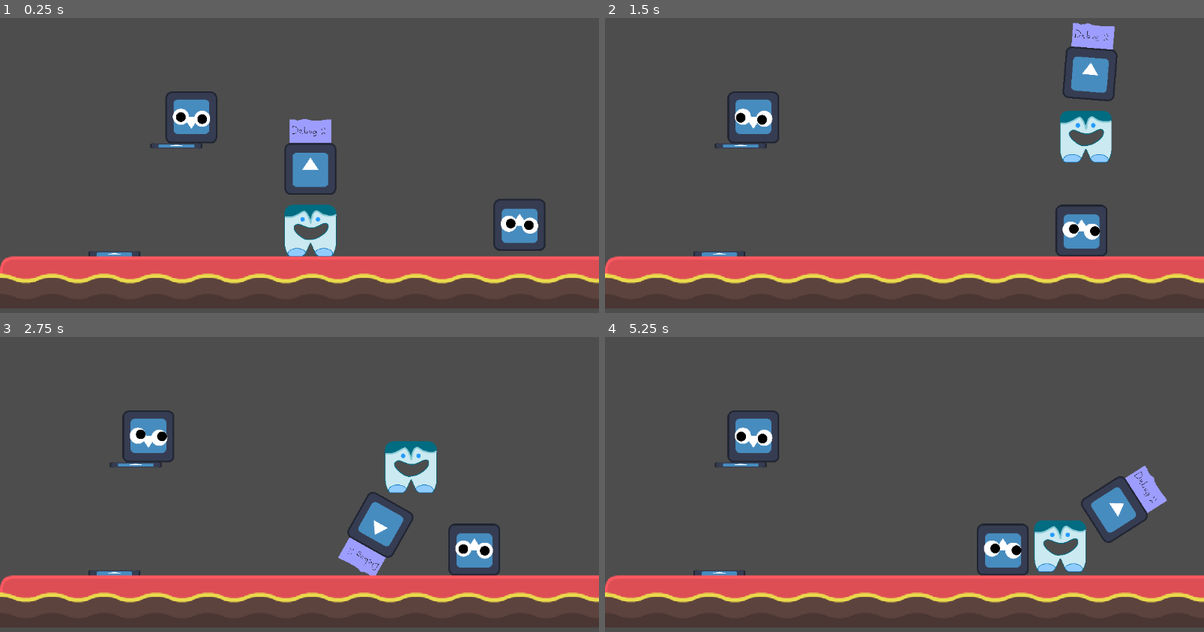
Above: before the commit, frames 1-4 (two rows, left to right).
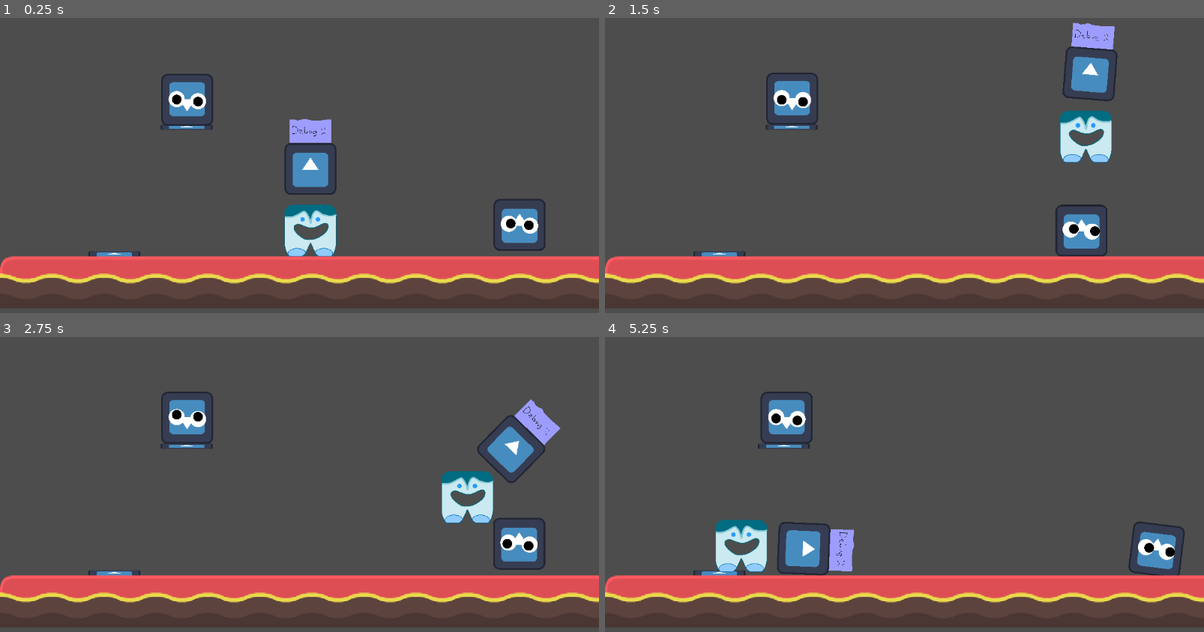
Above: after the commit, the same moments.

Repository: jkkivenko/james-gam-249
Game: Godot game, scene res://Scenes/game.tscn
Two runs of this game, one before a commit and one after it. Both use one fixed random seed, a clock stepped at 60 frames per second and the inputs below. The engine's default icon, where the game draws it, is replaced by a stand-in: a white triangle on a blue panel in a dark square.
Inputs (mouse positions are in pixels of both pictures, inside the frame that each line leads up to):
- Up to frame 1 (0.25 s): no input
- Up to frame 2 (1.5 s): move the mouse to (1036, 147) at 0.52 s; hold D (Move Right) 0.53-1.28 s; hold Right (Swing Clockwise) 0.53-1.28 s; click (1036, 147) at 0.67 s; move the mouse to (784, 183) at 1.27 s; hold A (Move Left) from 1.28 s (still down); tap Left (Swing Counterclockwise) at 1.35 s
- Up to frame 3 (2.75 s): move the mouse to (359, 410) at 2.02 s; release A (Move Left) at 2.03 s; hold D (Move Right) from 2.03 s (still down); hold Right (Swing Clockwise) from 2.03 s (still down)
- Up to frame 4 (5.25 s): move the mouse to (874, 552) at 2.77 s; release Right (Swing Clockwise) at 2.78 s; tap Left (Swing Counterclockwise) at 2.85, 4.35 s; click (874, 552) at 2.92 s; move the mouse to (1084, 534) at 3.52 s; release D (Move Right) at 3.53 s; hold Right (Swing Clockwise) 3.53-4.28 s; hold A (Move Left) from 3.53 s (still down); move the mouse to (724, 434) at 4.27 s; move the mouse to (934, 484) at 5.02 s; hold Right (Swing Clockwise) from 5.03 s (still down); click (934, 484) at 5.17 s

The runs differ from the first frame. In frame 1, 1.4% of the frame differs, in the area x 25-37%, y 19-45%; in frame 2, 1.9%; in frame 3, 9.1%, in the area x 18-94%, y 18-81%; in frame 4, 9.0%.

Commit message:
Fix layer shenanigains

Diff:
--- a/Scenes/button.tscn
+++ b/Scenes/button.tscn
@@ -6,6 +6,7 @@
 size = Vector2(100, 12)
 
 [node name="Area2D" type="Area2D"]
+collision_mask = 6
 
 [node name="CollisionShape2D" type="CollisionShape2D" parent="."]
 shape = SubResource("RectangleShape2D_3dryh")
--- a/Scenes/game.tscn
+++ b/Scenes/game.tscn
@@ -35,6 +35,8 @@
 
 [node name="Enemy" type="RigidBody2D" parent="."]
 position = Vector2(1020, 411)
+collision_layer = 4
+collision_mask = 7
 mass = 0.1
 physics_material_override = SubResource("PhysicsMaterial_e2o6t")
 can_sleep = false
@@ -64,10 +66,12 @@
 connects_to = [NodePath("../SlidingDoor")]
 
 [node name="SlidingDoor" parent="." instance=ExtResource("7_1l0tm")]
-position = Vector2(361, 287)
+position = Vector2(359, 251)
 
 [node name="InertBox" type="RigidBody2D" parent="."]
-position = Vector2(373, 215)
+position = Vector2(360, 170)
+collision_layer = 4
+collision_mask = 7
 mass = 0.1
 physics_material_override = SubResource("PhysicsMaterial_e2o6t")
 can_sleep = false
--- a/Scenes/sliding_door.tscn
+++ b/Scenes/sliding_door.tscn
@@ -7,6 +7,7 @@
 size = Vector2(100, 10)
 
 [node name="SlidingDoor" type="AnimatableBody2D"]
+collision_mask = 6
 script = ExtResource("1_c0sr0")
 
 [node name="CollisionShape2D" type="CollisionShape2D" parent="."]
